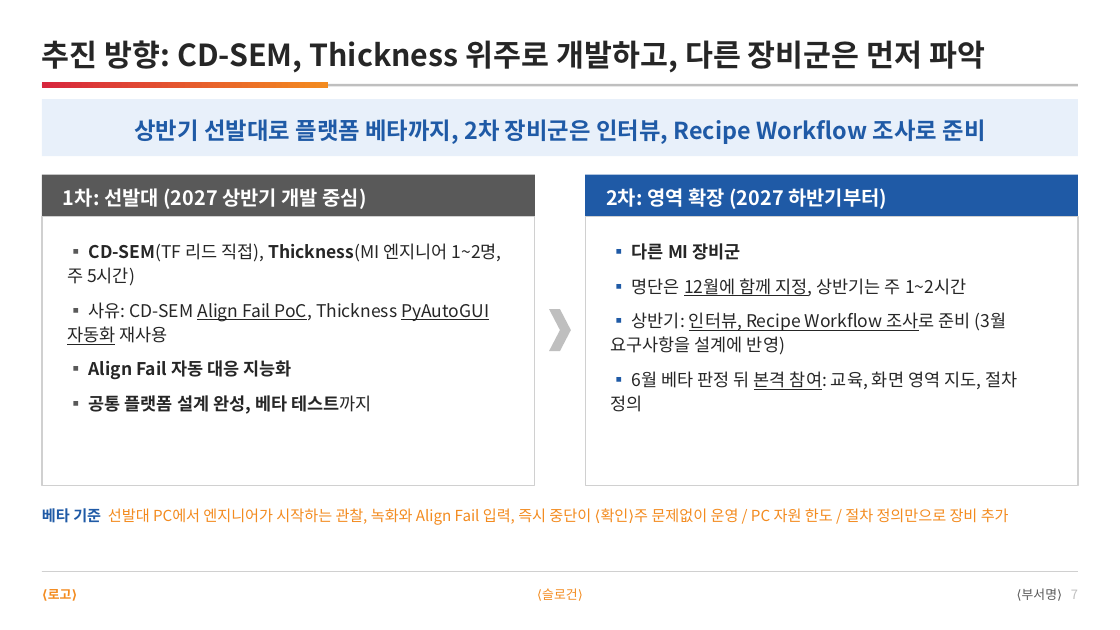
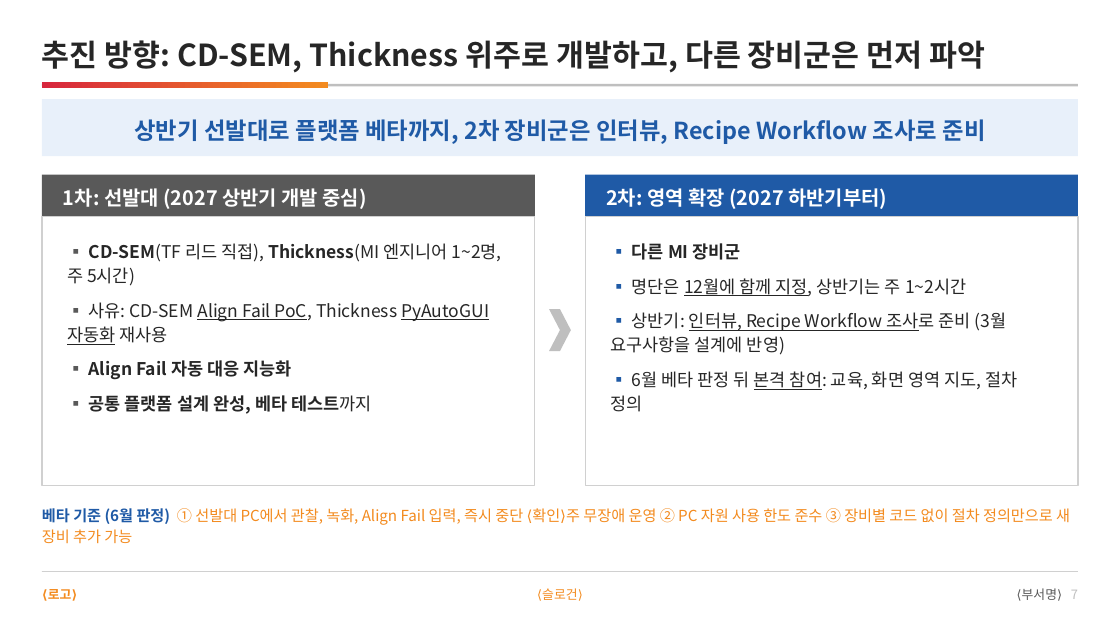
Before and after one commit to DarrenKoi/pm_notes, a slide deck: slide 7 of my-task/arc-tf/deliverables/arc-tf-proposal.pptx. Drawn at 1120x630 pixels with LibreOffice and Linux fonts; fonts in the diff are those of the drawing. Boxes give left, top, right and bottom in pixels: in the first picture for what was removed or moved away, otherwise in the second. Text is boxed around its words. In the diff, an @@ line names an element or a change of style, - is before the commit and + after.

```diff
--- a/my-task/arc-tf/deliverables/arc-tf-proposal.pptx
+++ b/my-task/arc-tf/deliverables/arc-tf-proposal.pptx
@@ text at (42,508,1070,543): text changed @@
-베타 기준 선발대 PC에서 엔지니어가 시작하는 관찰, 녹화와 Align Fail 입력, 즉시 중단이 ⟨확인⟩주 문제없이 운영 / PC 자원 한도 / 절차 정의만으로 장비 추가
+베타 기준 (6월 판정) ① 선발대 PC에서 관찰, 녹화, Align Fail 입력, 즉시 중단 ⟨확인⟩주 무장애 운영 ② PC 자원 사용 한도 준수 ③ 장비별 코드 없이 절차 정의만으로 새 장비 추가 가능
```
Also in this commit, not shown: 1 other slide changed, 3 other files.
